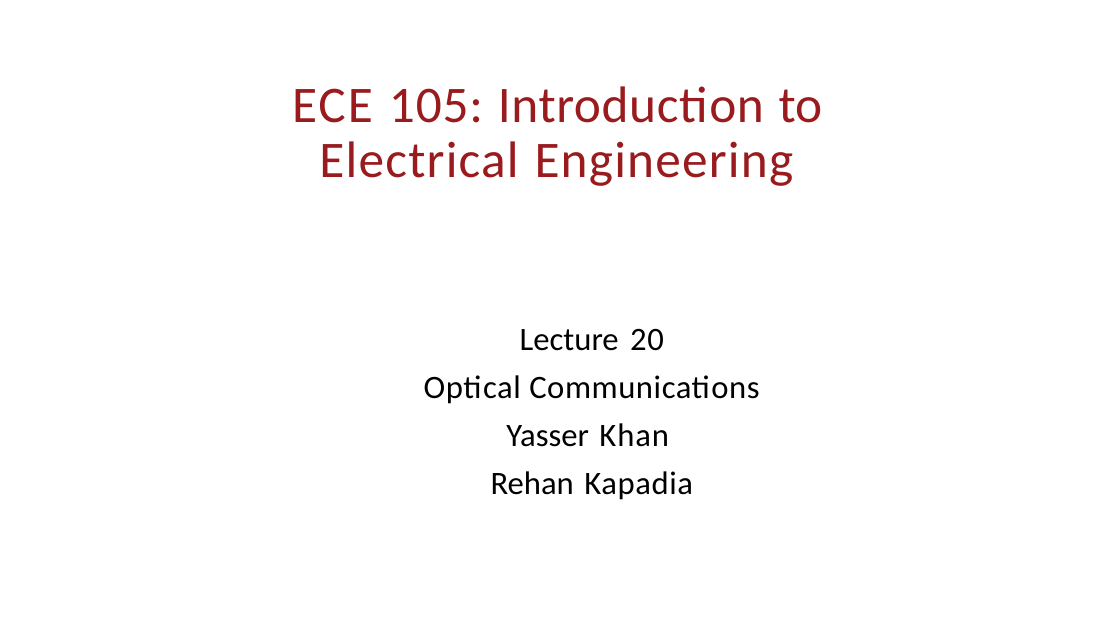
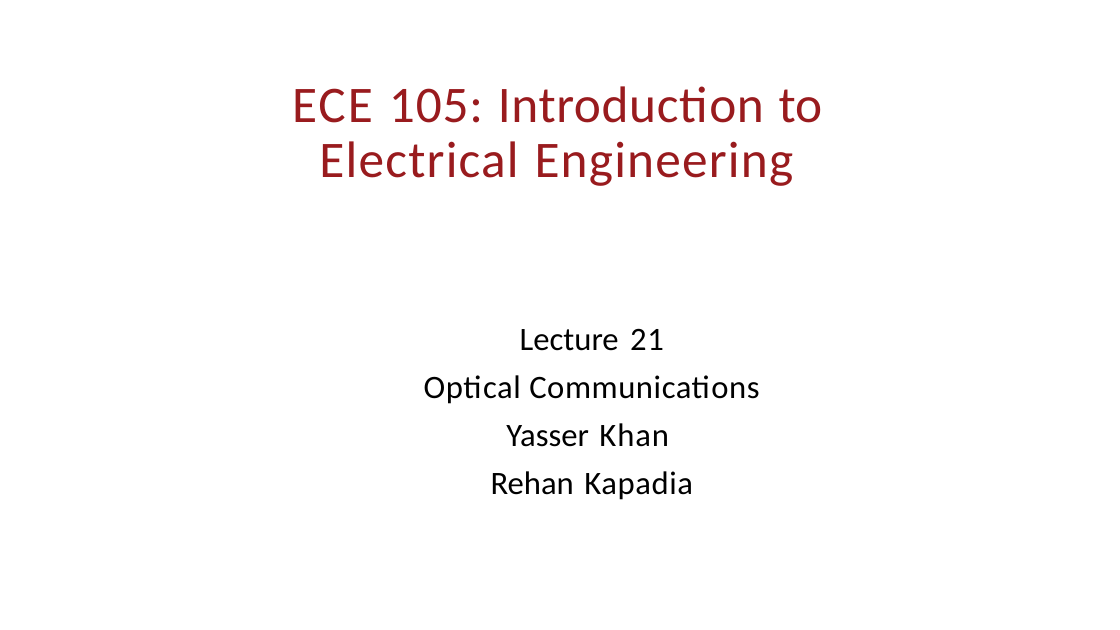
Before and after one commit to uscee105/ee105, a slide deck: slide 1 of assets/module-5-comm/mod-5-lecture-21-opt-comm.pptx. Drawn at 1120x630 pixels with LibreOffice and Linux fonts; fonts in the diff are those of the drawing; background and template pictures are left out. Boxes give left, top, right and bottom in pixels: in the first picture for what was removed or moved away, otherwise in the second. Text is boxed around its words. In the diff, an @@ line names an element or a change of style, - is before the commit and + after.

```diff
--- a/assets/module-5-comm/mod-5-lecture-21-opt-comm.pptx
+++ b/assets/module-5-comm/mod-5-lecture-21-opt-comm.pptx
@@ text at [520,328,664,351]: text changed @@
-Lecture 20
+Lecture 21
```
Also in this commit, not shown: 30 slides added, 5 slides removed, 43 other files.
